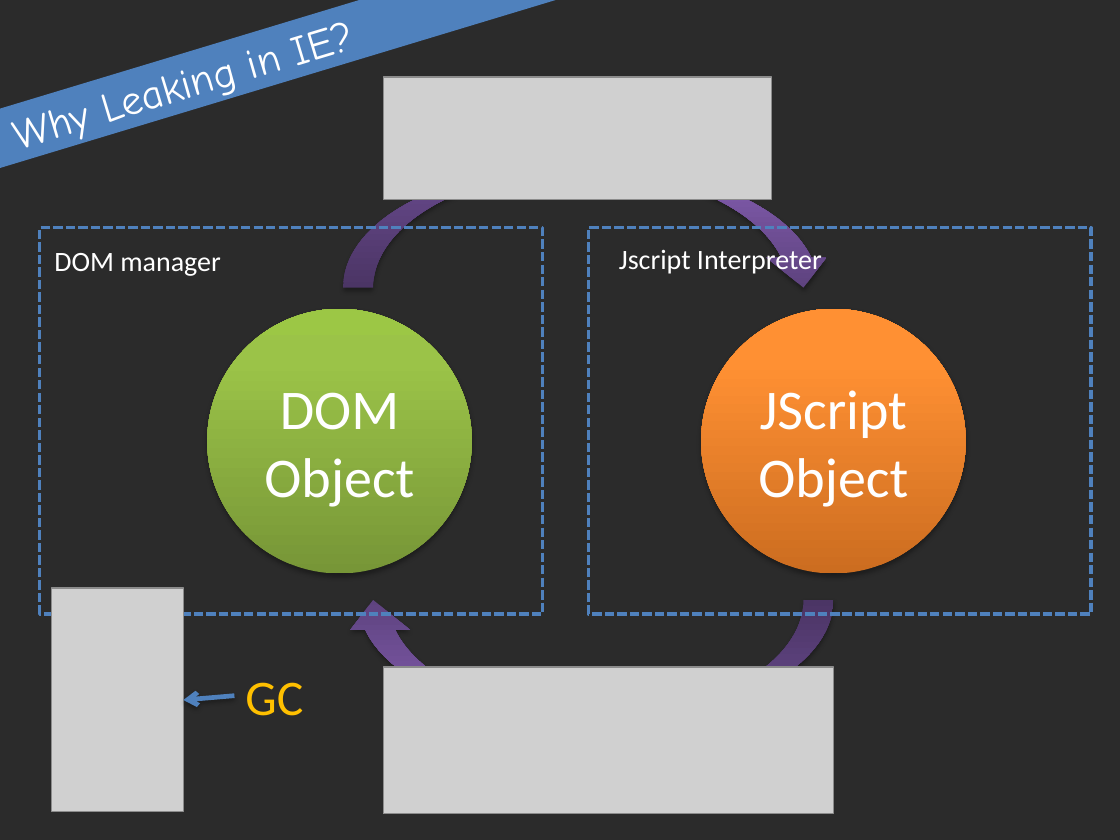
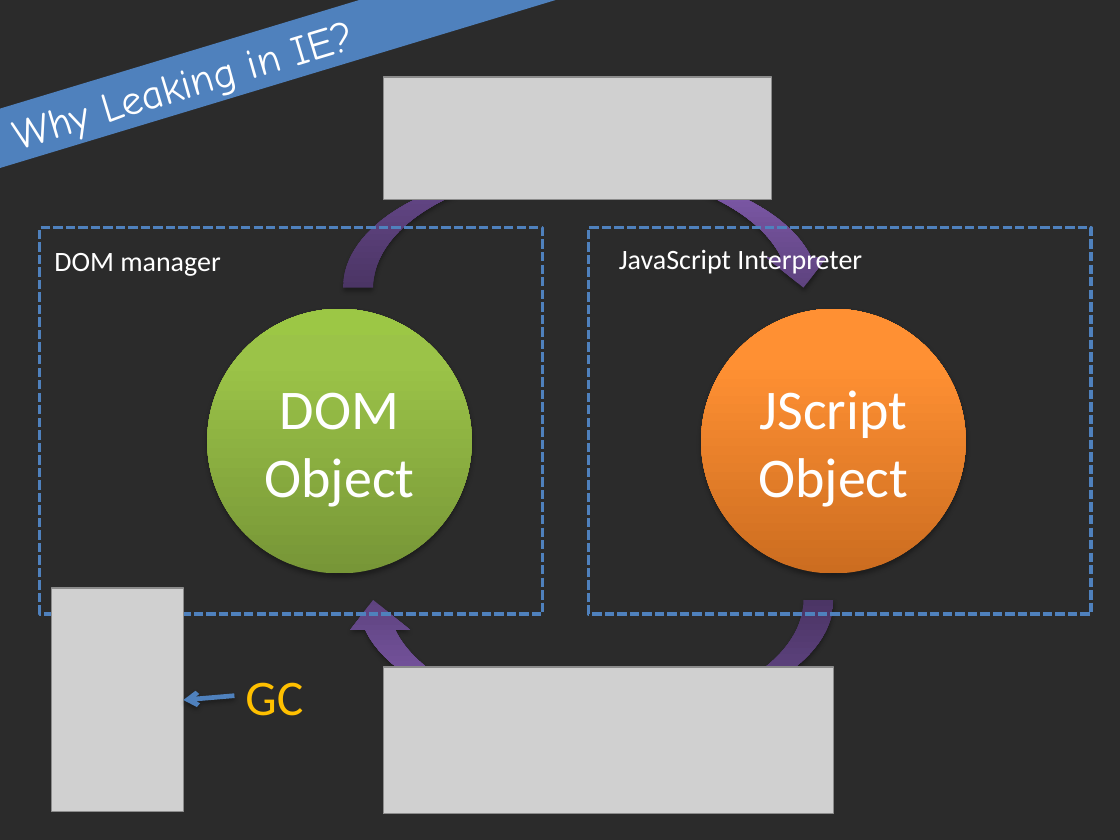
Before and after one commit to cnluoxh/JavaScriptLessons, a slide deck: slide 4 of C1_JS_MEMO_LEAK/presentation.pptx (slide 2 before the commit). Drawn at 1120x840 pixels with LibreOffice and Linux fonts; fonts in the diff are those of the drawing; grey boxes stand for pictures; background and template pictures are left out; a plain dark background stands for a picture behind light text. Boxes give left, top, right and bottom in pixels: in the first picture for what was removed or moved away, otherwise in the second. Text is boxed around its words. In the diff, an @@ line names an element or a change of style, - is before the commit and + after.

```diff
--- a/C1_JS_MEMO_LEAK/presentation.pptx
+++ b/C1_JS_MEMO_LEAK/presentation.pptx
@@ text at (619, 246, 862, 276): text changed @@
-Jscript Interpreter
+JavaScript Interpreter
```
Also in this commit, not shown: 3 slides added.
